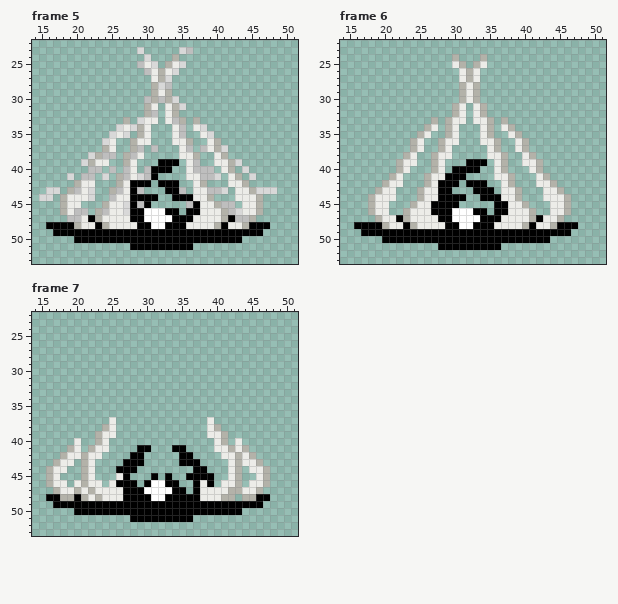
File history of a pixel-art file, Assets/Resources/Sprites/player/PlayerSubmergeNeutralAttack.aseprite. That is the earlier state.
64x64 pixels, 8 frames. Shown: frame 5: x 14..51, y 22..53; frame 6: x 14..51, y 22..53; frame 7: x 14..51, y 22..53. The commit also changed other frames, which this record leaves out.
Now the later version:
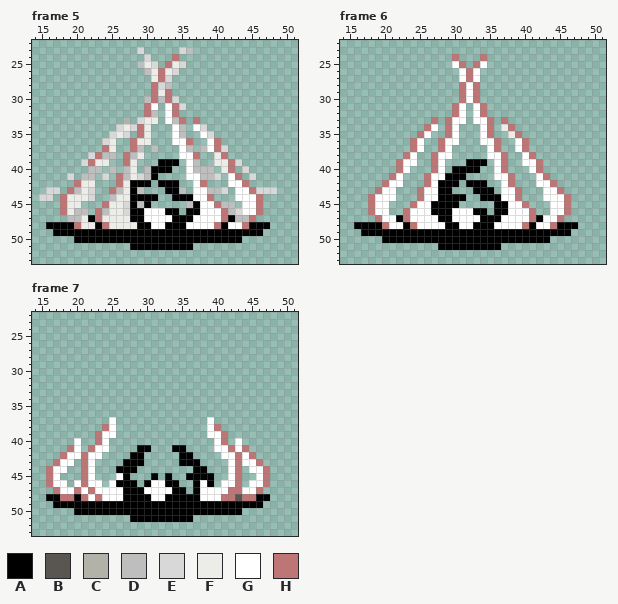
Palette (. is transparent): A #000000  B #595652  C #b3b2a9  D #bebebe  E #d8d8d8  F #ecece8  G #ffffff  H #bd7575
Change:
layer "Flattened" added
layer "Mid Goo" removed
layer "Mid lvl scraf" removed
layer "High Goo" removed
layer "high lvl scarf" removed
Changed rows in their new state; - is an unchanged pixel.
Frame 5, layer "Flattened":
first column x 18:
24 ----------------H------------
25 ---------------H-------------
26 --------------H--------------
27 --------------H--------------
28 -------------H---------------
29 -------------H-H-------------
30 -------------H-H-------------
31 ------------HG-GH------------
32 ------------H--GH------------
33 ---------------G-H-H---------
34 -----------H----G--G---------
35 -----------H----G---G--------
36 ----------H-----GGH--GH------
37 ------H---H------G---GH------
38 -----H---H-------GGH---H-----
39 ----H----H--------G-----H----
40 ------------------G-----H----
41 --------H---------GG----GH---
42 --H-----H----------GH---GGH--
43 -H-----H-----------GG----GGH-
44 H------------------GGH---GGGH
45 H-----H-------------GGH---GGH
46 H----H--------------GGGH--GGH
47 -----H-------------GGGGH---H-
48 --H---H-----------GGGGH-GGH--
Frame 6, layer "Flattened":
first column x 18:
24 ------------H---H------------
25 ------------GH-HG------------
26 -------------GHG-------------
27 -------------GHG-------------
28 -------------HGH-------------
29 -------------HGH-------------
30 -------------HGH-------------
31 ------------HG-GH------------
32 ------------HG-GH------------
33 ---------H-HGG-GGH-H---------
34 --------HG-HG---GH--H--------
35 -------HG--HG---GH---H-------
36 ------HG--HGG---GGH--GH------
37 ------HG--HG-----GH--GH------
38 -----HG--HGG-----GGH--GH-----
39 ----HGG--HG-------GH--GGH----
40 ----HG---HG-------GH---GH----
41 ---HG---HGG-------GGH---GH---
42 --HGG---HG---------GH---GGH--
43 -HGG---HGG---------GGH---GGH-
44 HGGG---HGG---------GGH---GGGH
45 HGG---HGG-----------GGH---GGH
46 HGG--HGGG-----------GGGH--GGH
47 -HGG-HGGGG---------GGGGH-GGH-
48 --HGG-HGGGG-------GGGGH-GGH--
Frame 7, layer "Flattened":
first column x 16:
37 ---------G-------------G--------
38 --------HG-------------GH-------
39 -------HGG-------------GGH------
40 ----G--HG---------------GH-G----
41 ---HG-HGG---------------GGHGH---
42 --HGGHGG-----------------GGHGH--
43 -HGG-HG-------------------GHGGH-
44 HGG--HG-------------------GH-GGH
45 HG---HG---G---------------GH--GH
46 HGG-GHGG-G------------G--GGH-GGH
47 -HGGHGHGGGG-----------GGGGHHGGH-
48 --HH-HGHGGG-----------GGGHHBHH--
Pixel boxes of the changes (left, top, right, bottom) in both pictures:
changed: (60, 54, 263, 229)
changed: (368, 54, 571, 229)
changed: (46, 417, 123, 501)
changed: (200, 417, 270, 501)
